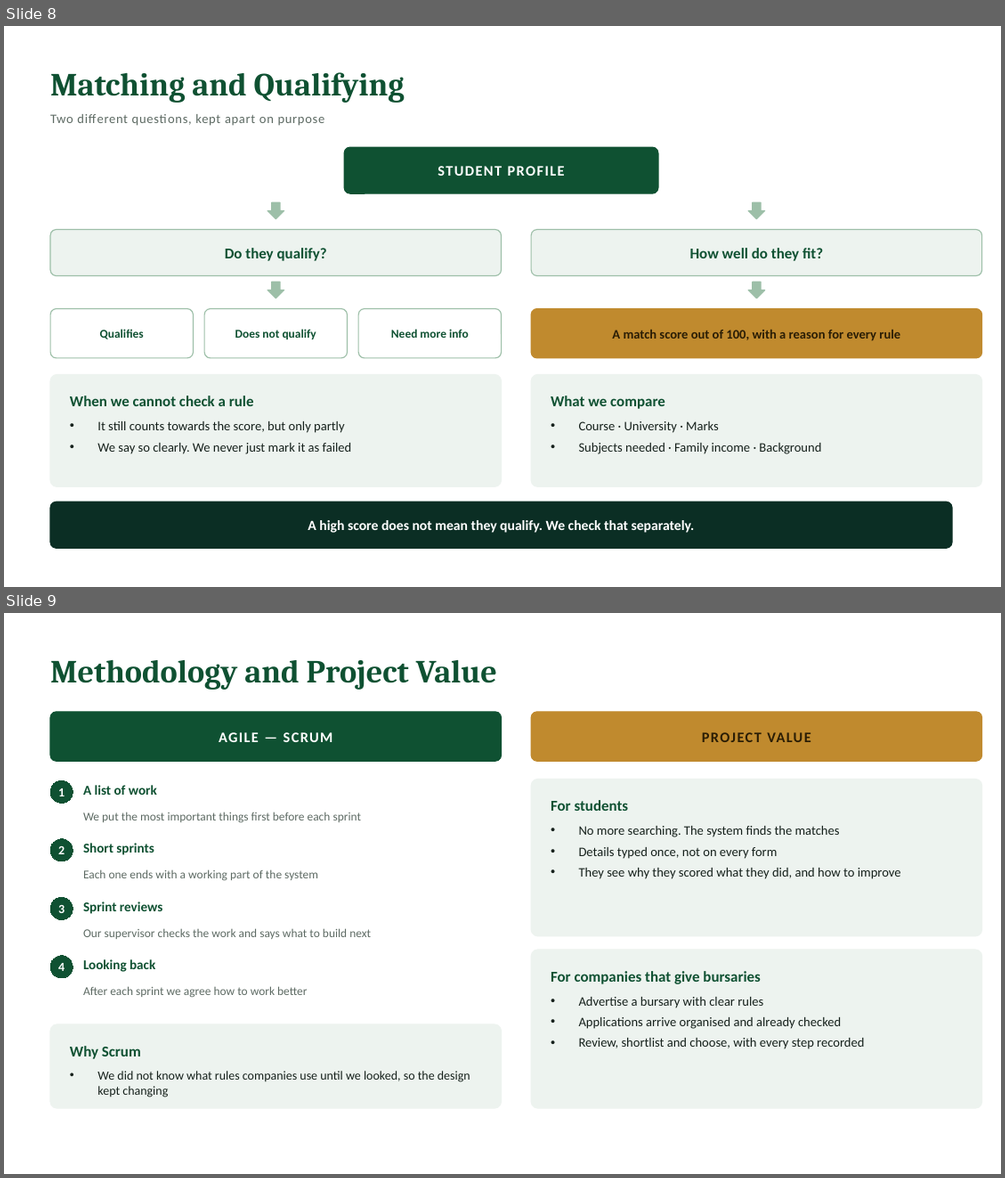
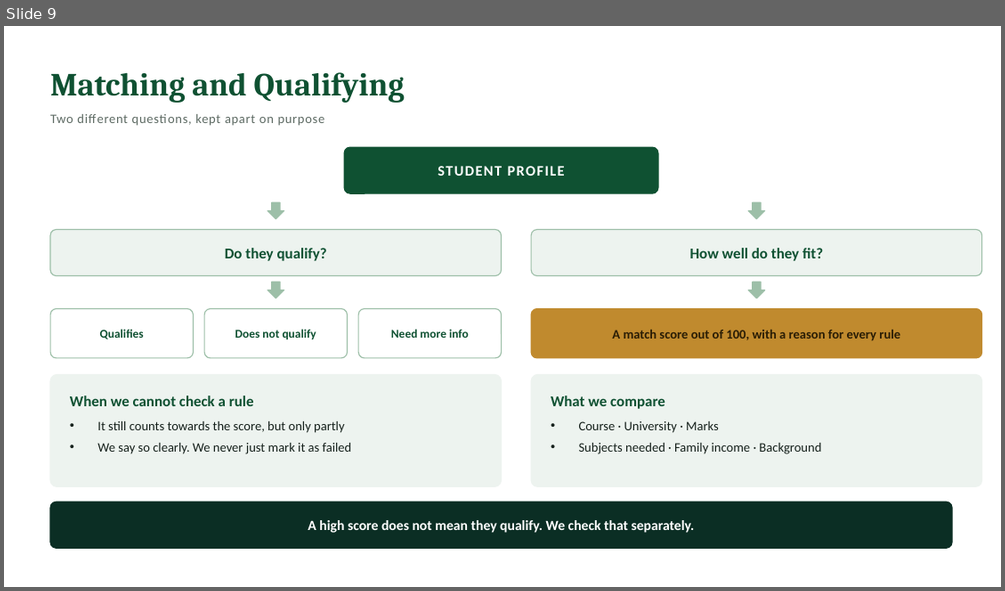
Before and after one commit to SCRIPTMASTER67/cursorBursaryBridge, a slide deck: docs/presentation/Bursary-Bridge_Presentation.pptx. Shown one above the other, each under a label of ours: slides 8 and 9 before the commit, slide 9 after it. The pictures are 1005x1178 and 1005x591 pixels, drawn with LibreOffice and Linux fonts; fonts in the diff are those of the drawing. Boxes give left, top, right and bottom in pixels: in the first picture for what was removed or moved away, otherwise in the second. Text is boxed around its words. In the diff, an @@ line names an element or a change of style, - is before the commit and + after.

```diff
--- a/docs/presentation/Bursary-Bridge_Presentation.pptx
+++ b/docs/presentation/Bursary-Bridge_Presentation.pptx
@@ slide 9 removed at [4,613,1001,1174], background #FFFFFF @@
@@ text removed at [50,660,497,690] @@
-Methodology and Project Value
@@ rounded rectangle removed at [50,712,502,761] @@
@@ rounded rectangle removed at [531,712,982,761] @@
@@ text removed at [218,732,333,742] @@
-AGILE — SCRUM
@@ text removed at [702,732,810,742] @@
-PROJECT VALUE
@@ ellipse removed at [50,780,73,803] @@
-1
@@ text removed at [83,785,157,795] @@
-A list of work
@@ rounded rectangle removed at [531,779,982,936] @@
@@ text removed at [83,811,361,823] @@
-We put the most important things first before each sprint
@@ text removed at [550,800,629,811] @@
-For students
@@ text removed at [579,826,901,879] @@
-• No more searching. The system finds the matches
-• Details typed once, not on every form
-• They see why they scored what they did, and how to improve
@@ ellipse removed at [50,839,73,861] @@
-2
@@ text removed at [83,843,154,855] @@
-Short sprints
@@ text removed at [83,869,318,881] @@
-Each one ends with a working part of the system
@@ ellipse removed at [50,897,73,919] @@
-3
@@ text removed at [83,901,162,914] @@
-Sprint reviews
@@ text removed at [83,928,371,939] @@
-Our supervisor checks the work and says what to build next
@@ ellipse removed at [50,956,73,978] @@
-4
@@ text removed at [83,959,155,972] @@
-Looking back
@@ rounded rectangle removed at [531,949,982,1108] @@
@@ text removed at [83,986,307,997] @@
-After each sprint we agree how to work better
@@ text removed at [550,971,760,984] @@
-For companies that give bursaries
@@ text removed at [579,997,864,1049] @@
-• Advertise a bursary with clear rules
-• Applications arrive organised and already checked
-• Review, shortlist and choose, with every step recorded
@@ rounded rectangle removed at [50,1024,502,1108] @@
@@ text removed at [70,1046,141,1059] @@
-Why Scrum
@@ text removed at [97,1070,470,1097] @@
-• We did not know what rules companies use until we looked, so the design kept changing
@@ what was slide 8 is now slide 9 @@
```
Also in this commit, not shown: 1 slide changed, 3 slides added, 1 other slide removed.
